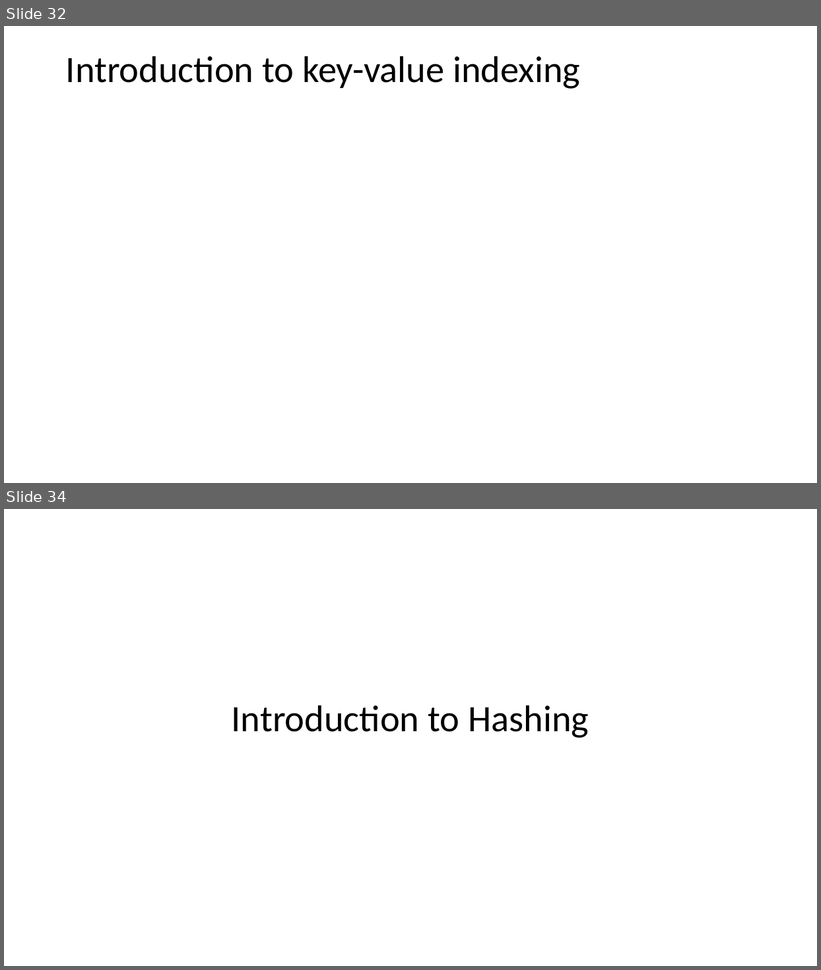
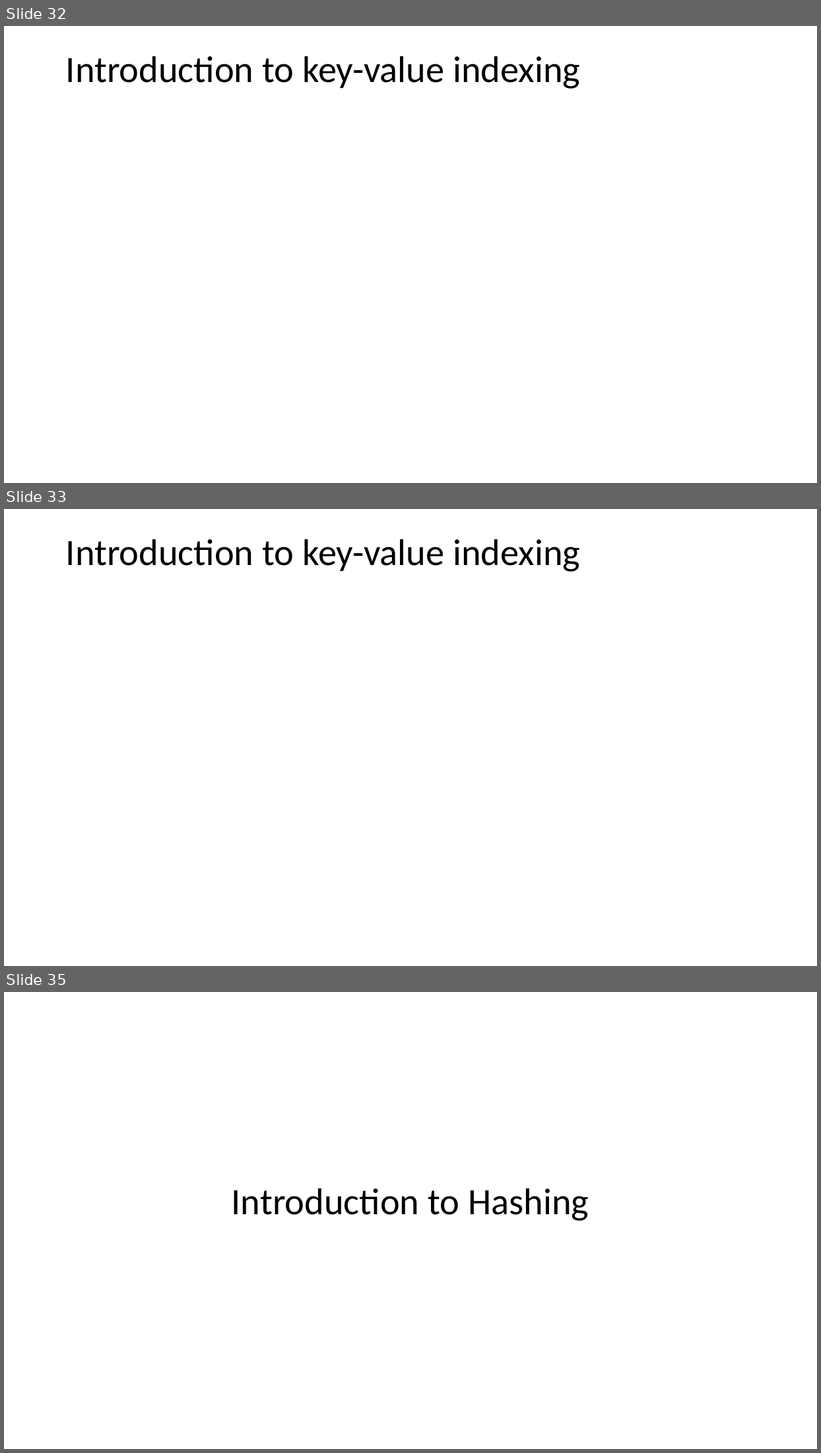
Before and after one commit to tenevian/Harvard-SSP-Data-Mining, a slide deck: slides/1_Introduction.pptx. Shown one above the other, each under a label of ours: slides 32 and 34 before the commit, slides 32, 33 and 35 after it; the slides between them are not shown. The pictures are 821x970 and 821x1453 pixels, drawn with LibreOffice and Linux fonts; fonts in the diff are those of the drawing; grey boxes stand for pictures. Boxes give left, top, right and bottom in pixels: in the first picture for what was removed or moved away, otherwise in the second. Text is boxed around its words. In the diff, an @@ line names an element or a change of style, - is before the commit and + after.

```diff
--- a/slides/1_Introduction.pptx
+++ b/slides/1_Introduction.pptx
@@ slide 33 added at (4, 509, 817, 966), background #FFFFFF @@
@@ text added at (66, 539, 580, 572), 44 pt, text #000000 @@
+Introduction to key-value indexing
@@ what was slide 34 is now slide 35 @@
```
Also in this commit, not shown: 9 slides changed, 1 other slide added.
